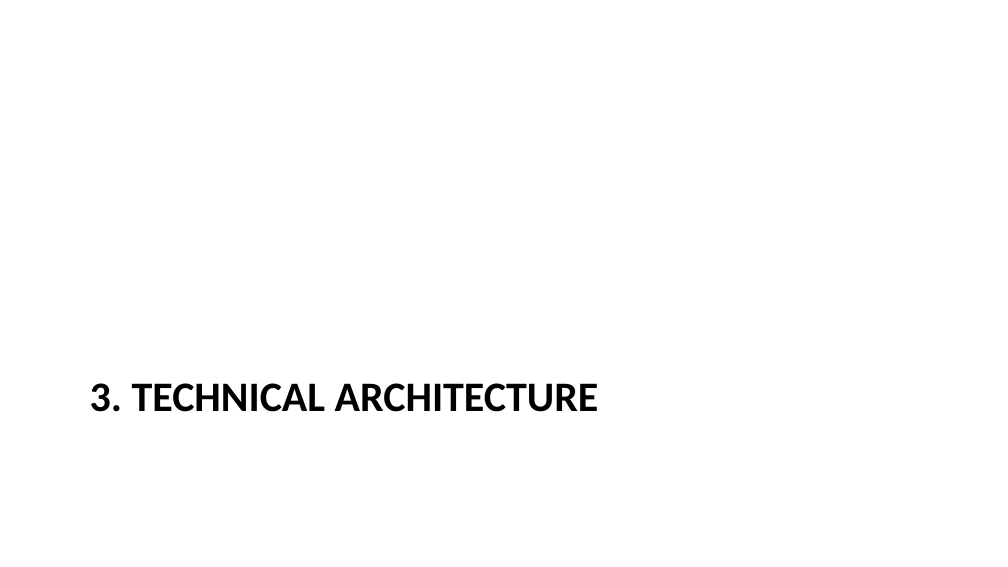
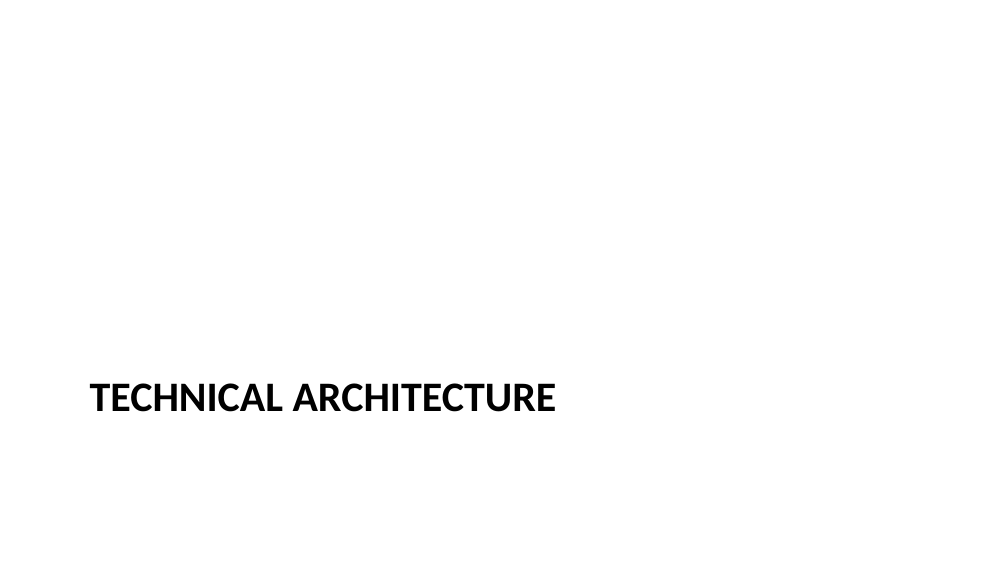
Before and after one commit to igor-kan/quarto-writing, a slide deck: slide 8 of posts/aurora_internal_ai_assistant_proposal_slides.pptx. Drawn at 1008x567 pixels with LibreOffice and Linux fonts; fonts in the diff are those of the drawing. Boxes give left, top, right and bottom in pixels: in the first picture for what was removed or moved away, otherwise in the second. Text is boxed around its words. In the diff, an @@ line names an element or a change of style, - is before the commit and + after.

```diff
--- a/posts/aurora_internal_ai_assistant_proposal_slides.pptx
+++ b/posts/aurora_internal_ai_assistant_proposal_slides.pptx
@@ title at [90, 383, 557, 412]: text changed @@
-3. TECHNICAL ARCHITECTURE
+TECHNICAL ARCHITECTURE
```
Also in this commit, not shown: 19 other slides changed, 3 other files.
